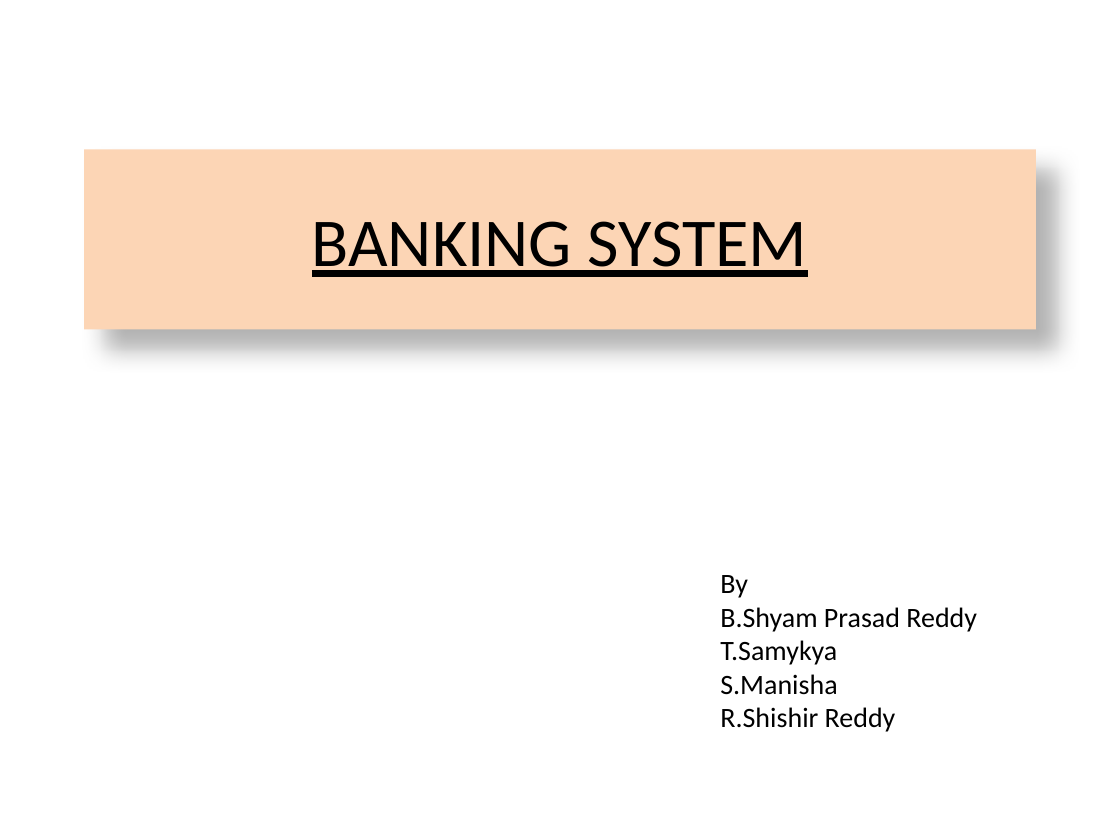
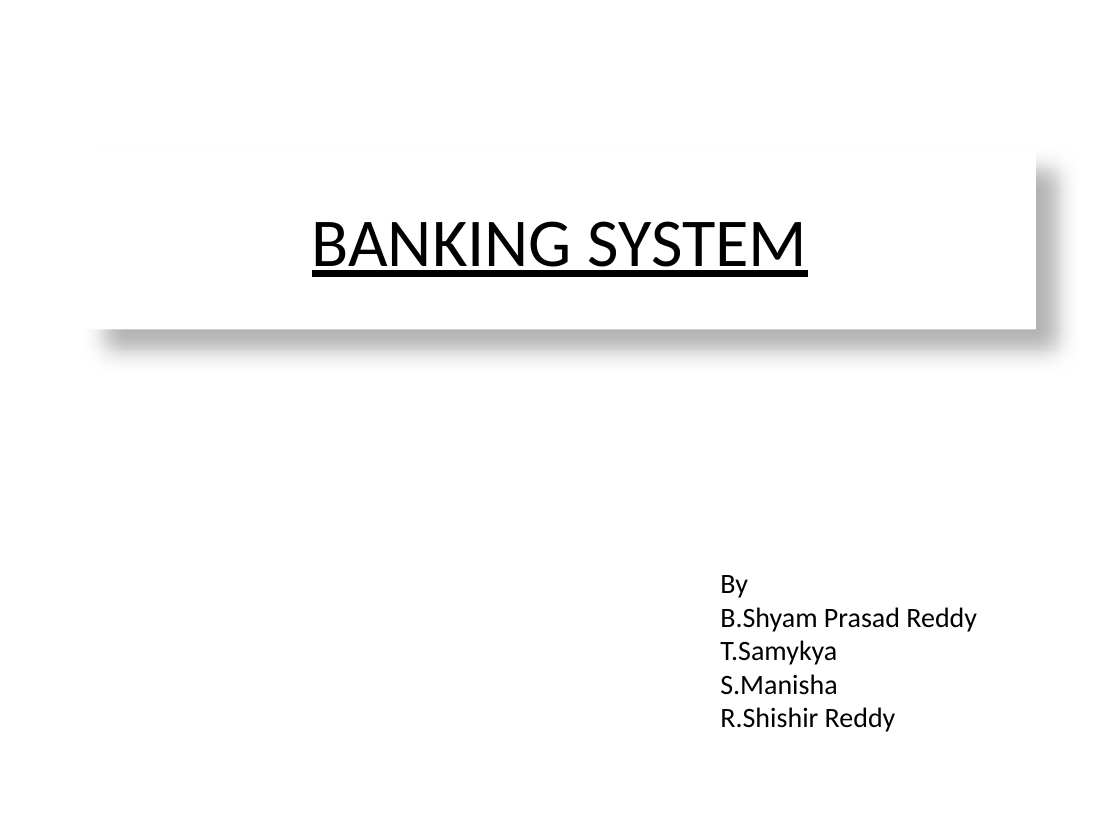
Before and after one commit to Manisha-shivagari/ppt, a slide deck: slide 1 of SHYAM_BANKING_PPT.pptx. Drawn at 1120x840 pixels with LibreOffice and Linux fonts; fonts in the diff are those of the drawing. Boxes give left, top, right and bottom in pixels: in the first picture for what was removed or moved away, otherwise in the second. Text is boxed around its words. In the diff, an @@ line names an element or a change of style, - is before the commit and + after.

```diff
--- a/SHYAM_BANKING_PPT.pptx
+++ b/SHYAM_BANKING_PPT.pptx
@@ title "BANKING SYSTEM" at (84,149,1036,329): fill #FCD5B5 to #FFFFFF @@
```
Also in this commit, not shown: 4 other slides changed, 4 slides added, 3 slides removed.
